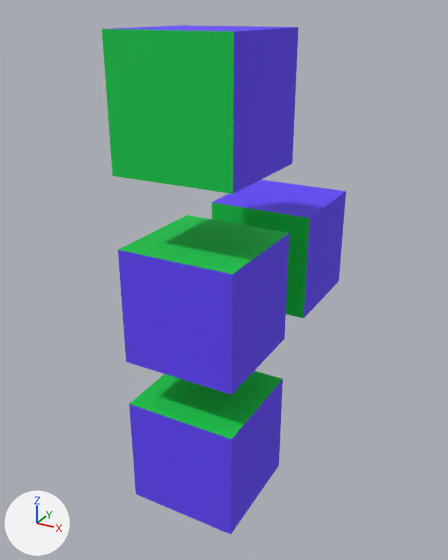
The FBX model newton-4.00/applications/media/unitBox.fbx: old version first, new version second.
Before and after are seen from a 50 mm camera at (2.35, -5.43, 2.19) aimed at (-0.15, -0.88, -0.09). Every picture has the same lights, and +X, +Y and +Z are marked at lower left. Where no turn or scale is listed for an object, it has been applied to the vertices.
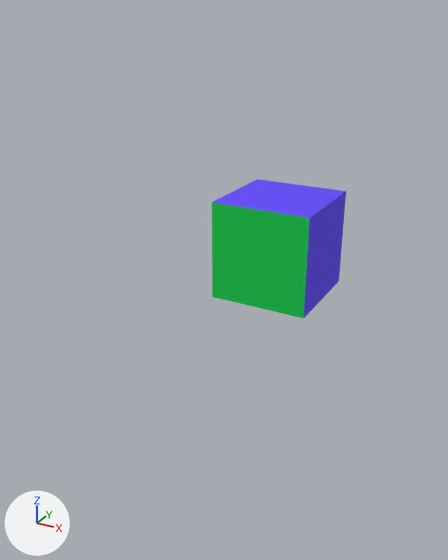
Where the change shows, as pixel boxes [x1, y1, x2, y2] in the pictures (448 x 560 px):
'Box004', deleted: before [102, 25, 298, 194]
    faces in mat_material__51 (green #00ca4b): [102, 29, 234, 194]
    faces in mat_material__63 (blue #6245fd): [111, 25, 298, 194]
'Box002', deleted (blue): before [118, 215, 289, 395]
    faces in mat_material__63 (blue #6245fd): [118, 233, 289, 395]
    faces in mat_material__51 (green #00ca4b): [118, 215, 288, 274]
'Box003', deleted: before [129, 371, 283, 534]
    faces in mat_material__63 (blue #6245fd): [129, 379, 283, 534]
    faces in mat_material__51 (green #00ca4b): [130, 371, 282, 439]

The change, as a diff of the scene's bpy script:
```diff
--- a/newton-4.00/applications/media/unitBox.fbx.py
+++ b/newton-4.00/applications/media/unitBox.fbx.py
@@ ob_box003 @@
-ob_box003 = bpy.data.objects.new('Box003', me_mesh_002)
-ob_box003.location = (0.0, -1.437, -1.406)
@@ ob_box004 @@
-ob_box004 = bpy.data.objects.new('Box004', me_mesh_003)
-ob_box004.location = (0.0, -1.437, 1.563)
@@ ob_box002 @@
-ob_box002 = bpy.data.objects.new('Box002', me_mesh_001)
-ob_box002.location = (0.0, -1.437, 0.0)
```
